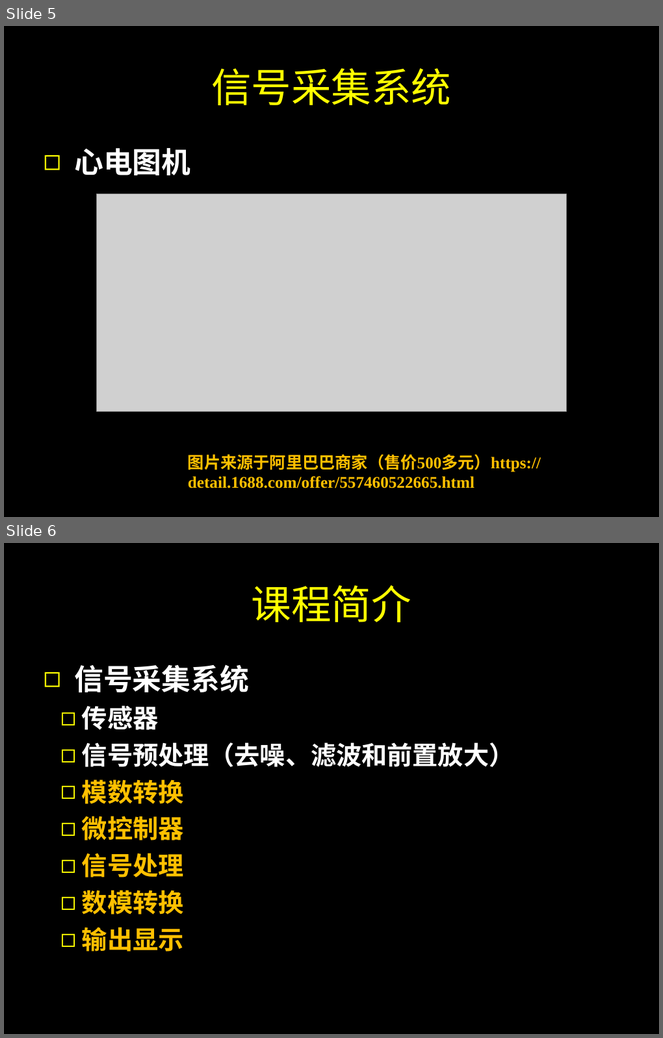
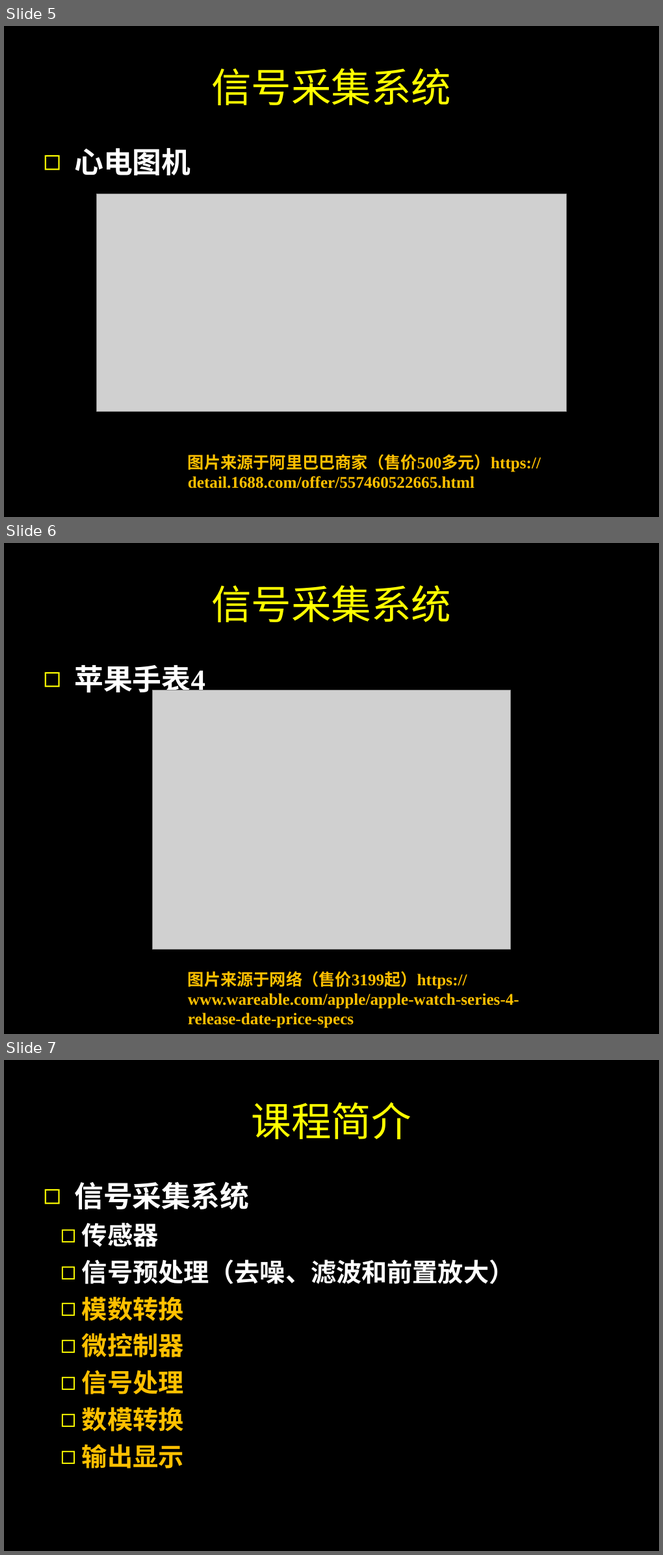
Before and after one commit to SJTUCourse/BI450, a slide deck: Lectures/2018 Fall/Lecture 0.ppt. Shown one above the other, each under a label of ours: slides 5 and 6 before the commit, slides 5, 6 and 7 after it. The pictures are 663x1038 and 663x1555 pixels, drawn with LibreOffice and Linux fonts; fonts in the diff are those of the drawing; grey boxes stand for pictures. Boxes give left, top, right and bottom in pixels: in the first picture for what was removed or moved away, otherwise in the second. Text is boxed around its words. In the diff, an @@ line names an element or a change of style, - is before the commit and + after.

```diff
--- a/Lectures/2018 Fall/Lecture 0.ppt
+++ b/Lectures/2018 Fall/Lecture 0.ppt
@@ slide 6 added at (4, 543, 659, 1034), background #000000 @@
@@ title added at (211, 585, 452, 622), 44 pt, text #FFFF00 @@
+信号采集系统
@@ text added at (74, 665, 206, 697), 32 pt, text #FFFFFF, bold @@
+◻ 苹果手表4
@@ picture added at (153, 691, 511, 949) @@
@@ text added at (188, 971, 519, 1029), 18 pt, text #FFC000, bold @@
+图片来源于网络（售价3199起）https://www.wareable.com/apple/apple-watch-series-4-release-date-price-specs
@@ what was slide 6 is now slide 7 @@
```
Also in this commit, not shown: 2 slides changed.
